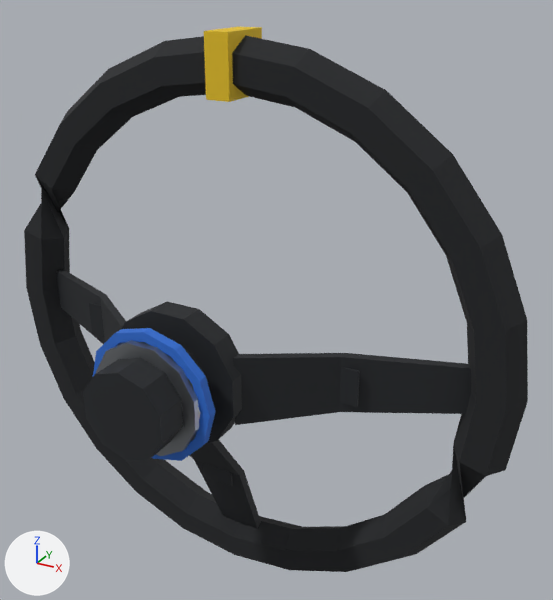
The glTF model assets/parts/interior/steering_wheel_rally_dish/kaze_gt.glb, before and after one commit.
Rendered twice from a 50 mm camera at (0.249, -0.275, 0.229) aimed at (0.037, 0.11, 0.036). Arrows for +X, +Y and +Z are at lower left; the lights stay in place. The older version comes first. Where no turn or scale is listed for an object, it has been applied to the vertices. Vertices at exactly the same position are counted once.

The first picture shows 'model'.
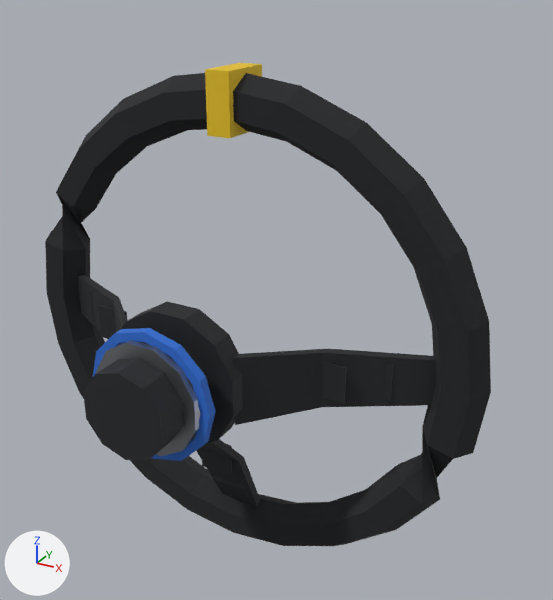
Where the newer file only moved an object's origin or applied its transform, the numbers keep the older frame.

The change, as a diff of the scene's bpy script:
```diff
--- a/assets/parts/interior/steering_wheel_rally_dish/kaze_gt.glb.py
+++ b/assets/parts/interior/steering_wheel_rally_dish/kaze_gt.glb.py
@@ me_model @@
 # used by ob_model
-me_model.from_pydata(...)  # 388 vertices, 724 faces; spans x -0.192..0.192, y -0.072..0.072, z -0.193..0.193
+me_model.from_pydata(...)  # 388 vertices, 724 faces; spans x -0.171..0.171, y -0.072..0.072, z -0.172..0.172
+# me_model part 1: the loose piece of 8 vertices spanning x -0.008..0.008, y 0.034..0.072, z 0.155..0.193 is moved by (0.0, 0.0, -0.021)
+# me_model part 2: 171 of 388 vertices moved; they spanned x -0.192..0.192, y 0.018..0.068, z -0.193..0.191 and now span x -0.171..0.171, y 0.018..0.068, z -0.172..0.17; mean shift (0.0, 0.0, 0.001); largest move (0.192, 0.053, -0.001) -> (0.171, 0.053, -0.001)
+# other edits to the shape of me_model do not show in these pictures
 me_model.materials.append(mat_car_atlas)
```

Pixel boxes (x1, y1, x2, y2) of what changed, in the pictures (553 x 600 px; the box of a moved part takes in the faces that stretch with it):
'model', reshaped (11% narrower, 11% shorter)
    before: (24, 27, 528, 572)
    after: (45, 63, 491, 546)
part 1 of me_model, moved or reshaped
    before: (204, 27, 262, 102)
    after: (205, 63, 262, 138)
part 2 of me_model, moved or reshaped
    before: (24, 35, 528, 572)
    after: (45, 73, 491, 546)
